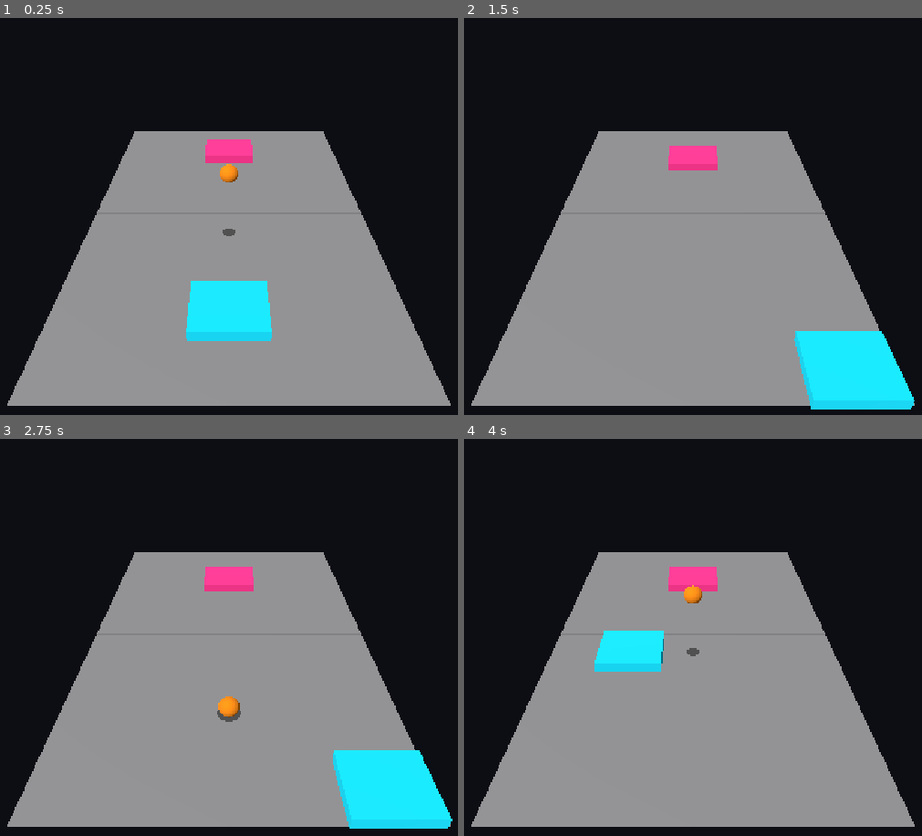
Above: before the commit, frames 1-4 (two rows, left to right).
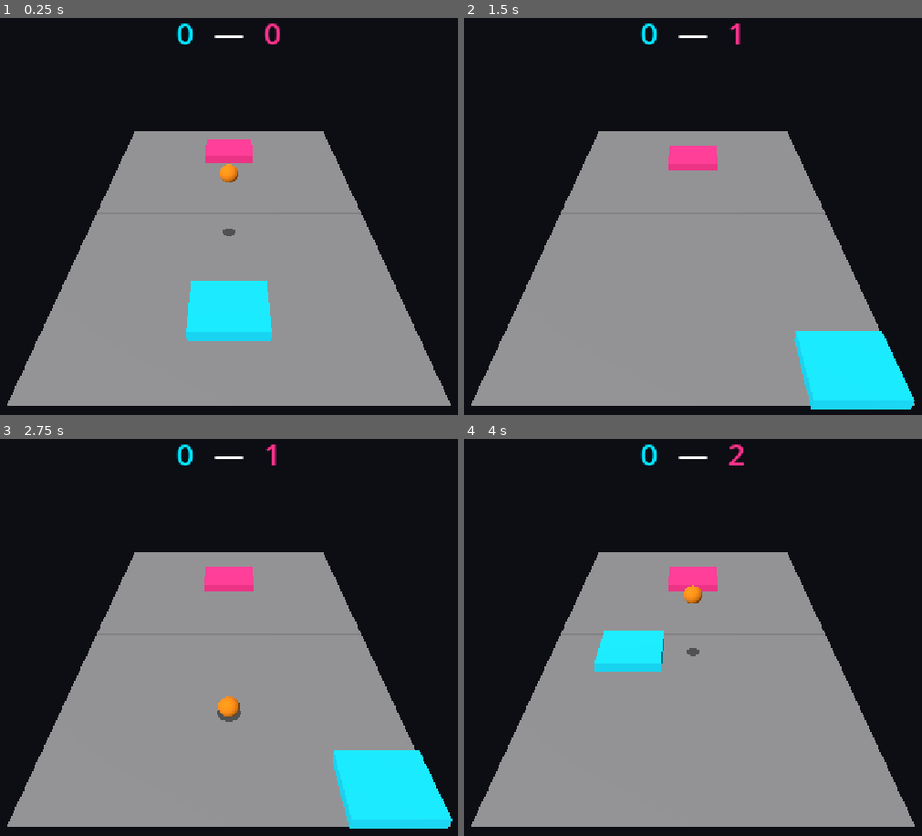
Above: after the commit, the same moments.

Repository: konserva93/galaxy-pong-2
Game: Godot game, scene res://scenes/Main.tscn
The game is run twice, just before and just after one commit, with the same random seed, the same clock (stepped at 60 frames per second) and the same inputs.
Inputs (mouse positions are in pixels of both pictures, inside the frame that each line leads up to):
- Up to frame 1 (0.25 s): no input
- Up to frame 2 (1.5 s): move the mouse to (853, 192) at 0.52 s; hold D (move_right) 0.53-1.28 s; tap Enter at 1.25 s; move the mouse to (546, 232) at 1.27 s; hold S (move_back) from 1.28 s (still down)
- Up to frame 3 (2.75 s): move the mouse to (302, 542) at 2.02 s; release S (move_back) at 2.03 s; hold D (move_right) from 2.03 s (still down)
- Up to frame 4 (4 s): move the mouse to (656, 716) at 2.77 s; release D (move_right) at 2.78 s; hold W (move_forward) 2.78-3.53 s; tap Space at 3.5 s; move the mouse to (912, 697) at 3.52 s; hold A (move_left) from 3.53 s (still down)

The runs differ from the first frame. In frame 1, 0.3% of the frame differs, in the area x 38-62%, y 1-7%; in frame 2, 0.2%; in frame 3, 0.2%; in frame 4, 0.3%.

Commit message:
feat: add score HUD (task 4.1)
HUD.tscn + hud.gd show player/AI score top-center, subscribing directly
to GameManager.score_changed. Digit colors reuse the paddles' temporary
placeholder colors (cyan/pink) for consistency until the real neon
visual pass (stage 6). Wired into Main.tscn via a new UI CanvasLayer.

Added tests/hud_test.gd (initial score, updates on either side scoring)
and marked task 4.1 done in DevelopmentPlan.md, pending the user's own
visual check of font/placement in the editor.

Diff:
--- /dev/null
+++ b/scenes/HUD.tscn
@@ -0,0 +1,43 @@
+[gd_scene load_steps=2 format=3]
+
+[ext_resource type="Script" path="res://scripts/hud.gd" id="1_hud"]
+
+[node name="HUD" type="Control"]
+anchor_right = 1.0
+anchor_bottom = 1.0
+mouse_filter = 2
+script = ExtResource("1_hud")
+
+[node name="TopBar" type="Control" parent="."]
+anchor_right = 1.0
+offset_bottom = 80.0
+mouse_filter = 2
+
+[node name="ScoreRow" type="HBoxContainer" parent="TopBar"]
+anchor_right = 1.0
+anchor_bottom = 1.0
+mouse_filter = 2
+alignment = 1
+theme_override_constants/separation = 20
+
+[node name="PlayerScoreLabel" type="Label" parent="TopBar/ScoreRow"]
+custom_minimum_size = Vector2(50, 0)
+horizontal_alignment = 1
+vertical_alignment = 1
+theme_override_colors/font_color = Color(0, 0.9, 1, 1)
+theme_override_font_sizes/font_size = 48
+text = "0"
+
+[node name="SeparatorLabel" type="Label" parent="TopBar/ScoreRow"]
+vertical_alignment = 1
+theme_override_colors/font_color = Color(1, 1, 1, 1)
+theme_override_font_sizes/font_size = 48
+text = "—"
+
+[node name="AIScoreLabel" type="Label" parent="TopBar/ScoreRow"]
+custom_minimum_size = Vector2(50, 0)
+horizontal_alignment = 1
+vertical_alignment = 1
+theme_override_colors/font_color = Color(1, 0.2, 0.55, 1)
+theme_override_font_sizes/font_size = 48
+text = "0"
--- a/scenes/Main.tscn
+++ b/scenes/Main.tscn
@@ -1,10 +1,11 @@
-[gd_scene load_steps=7 format=3]
+[gd_scene load_steps=8 format=3]
 
 [ext_resource type="Script" path="res://scripts/main.gd" id="1_main"]
 [ext_resource type="PackedScene" path="res://scenes/Field.tscn" id="2_field"]
 [ext_resource type="PackedScene" path="res://scenes/PlayerPaddle.tscn" id="3_paddle"]
 [ext_resource type="PackedScene" path="res://scenes/Ball.tscn" id="4_ball"]
 [ext_resource type="PackedScene" path="res://scenes/AIPaddle.tscn" id="5_paddle_ai"]
+[ext_resource type="PackedScene" path="res://scenes/HUD.tscn" id="6_hud"]
 
 [sub_resource type="Environment" id="Environment_basic"]
 background_mode = 1
@@ -39,3 +40,7 @@
 [node name="Camera3D" type="Camera3D" parent="."]
 transform = Transform3D(1, 0, 0, 0, 1, 0, 0, 0, 1, 0, 9, 14)
 fov = 50.0
+
+[node name="UI" type="CanvasLayer" parent="."]
+
+[node name="HUD" parent="UI" instance=ExtResource("6_hud")]
--- /dev/null
+++ b/scripts/hud.gd
@@ -0,0 +1,20 @@
+extends Control
+
+## HUD: счёт игрока/AI сверху по центру (см. GameDesign 4.1/6). Подписывается
+## напрямую на GameManager.score_changed — не требует проводки через main.gd.
+## Цвета цифр — те же временные placeholder-цвета, что и у вёсел (циан у
+## игрока, розово-оранжевый у AI), для согласованности до финального неонового
+## визуала (этап 6).
+
+@onready var _player_score_label: Label = $TopBar/ScoreRow/PlayerScoreLabel
+@onready var _ai_score_label: Label = $TopBar/ScoreRow/AIScoreLabel
+
+
+func _ready() -> void:
+	GameManager.score_changed.connect(_on_score_changed)
+	_on_score_changed(GameManager.player_score, GameManager.ai_score)
+
+
+func _on_score_changed(player_score: int, ai_score: int) -> void:
+	_player_score_label.text = str(player_score)
+	_ai_score_label.text = str(ai_score)
--- /dev/null
+++ b/tests/hud_test.gd
@@ -0,0 +1,49 @@
+extends SceneTree
+
+## Регрессия для hud.gd/HUD.tscn (задача 4.1):
+## - при старте показывает текущий счёт GameManager (обычно 0:0);
+## - подписан на GameManager.score_changed и обновляет оба лейбла при любом
+##   изменении счёта, независимо от того, чьё это очко.
+##
+## Запуск: см. reference-godot-cli в памяти проекта.
+
+var _ok := true
+
+
+func _initialize() -> void:
+	call_deferred("_run")
+
+
+func _run() -> void:
+	var main_scene: PackedScene = load("res://scenes/Main.tscn")
+	var main: Node3D = main_scene.instantiate()
+	root.add_child(main)
+	await physics_frame
+	await physics_frame
+
+	var game_manager: Node = root.get_node("GameManager")
+	var hud: Control = main.get_node("UI/HUD")
+	var player_label: Label = hud.get_node("TopBar/ScoreRow/PlayerScoreLabel")
+	var ai_label: Label = hud.get_node("TopBar/ScoreRow/AIScoreLabel")
+
+	print("--- initial HUD reflects starting score ---")
+	print("player_label=%s ai_label=%s (expect %d:%d)" % [player_label.text, ai_label.text, game_manager.player_score, game_manager.ai_score])
+	_ok = _ok and player_label.text == str(game_manager.player_score)
+	_ok = _ok and ai_label.text == str(game_manager.ai_score)
+
+	print("--- HUD updates when AI scores ---")
+	game_manager.register_point("ai")
+	await physics_frame
+	print("player_label=%s ai_label=%s (expect 0:1)" % [player_label.text, ai_label.text])
+	_ok = _ok and player_label.text == "0"
+	_ok = _ok and ai_label.text == "1"
+
+	print("--- HUD updates when player scores ---")
+	game_manager.register_point("player")
+	await physics_frame
+	print("player_label=%s ai_label=%s (expect 1:1)" % [player_label.text, ai_label.text])
+	_ok = _ok and player_label.text == "1"
+	_ok = _ok and ai_label.text == "1"
+
+	print("RESULT: ", "PASS" if _ok else "FAIL")
+	quit(0 if _ok else 1)
Not shown, added: scripts/hud.gd.uid
Not shown, added: tests/hud_test.gd.uid
Not shown, changed: docs/DevelopmentPlan.md
